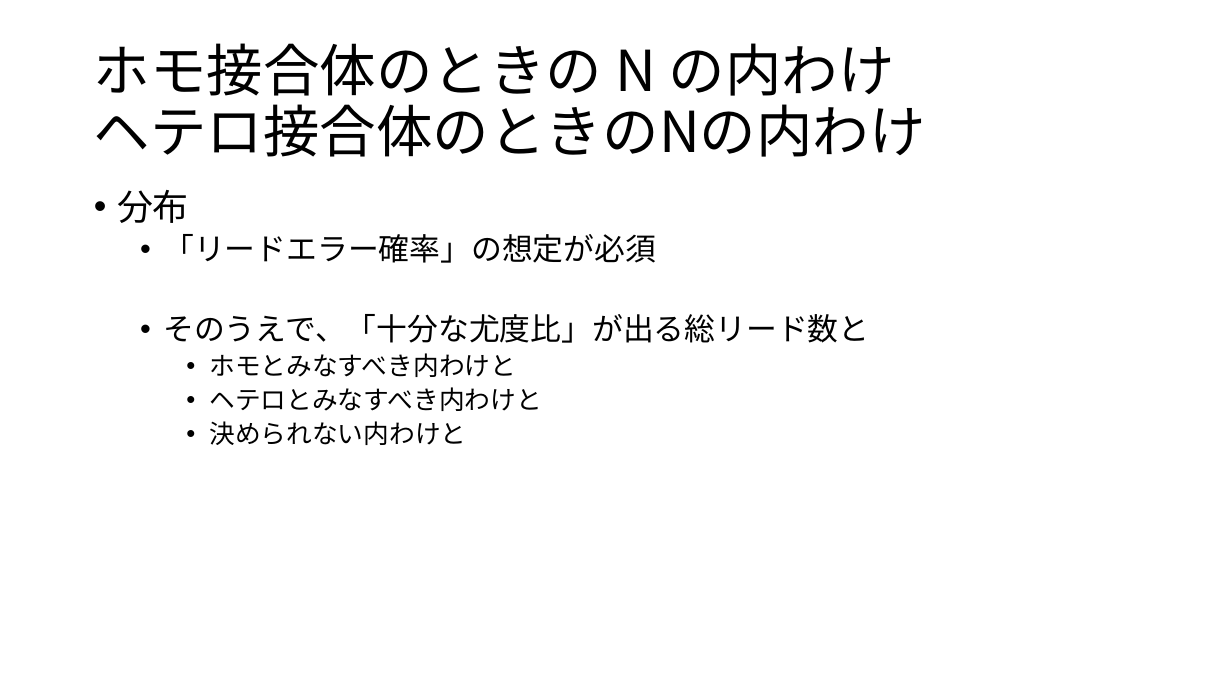
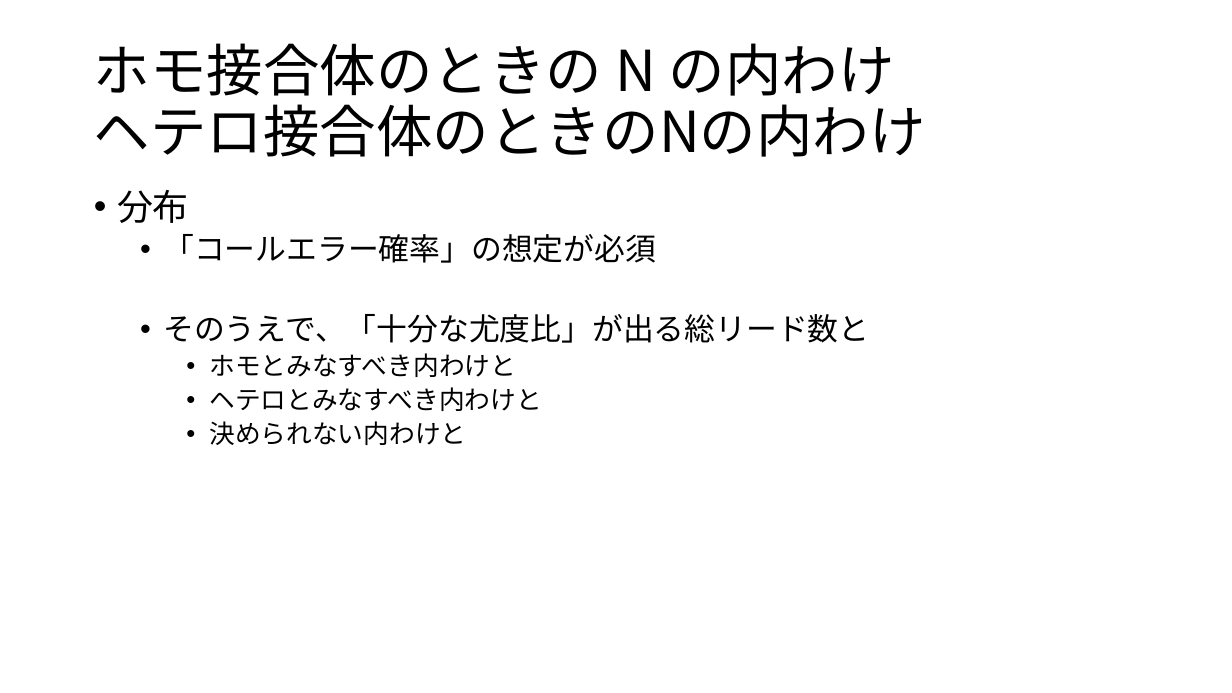
Before and after one commit to ryamada22/atom, a slide deck: slide 27 of Lectures2019/chimeraNGStyping2020Jan.pptx (slide 25 before the commit). Drawn at 1232x693 pixels with LibreOffice and Linux fonts; fonts in the diff are those of the drawing. Boxes give left, top, right and bottom in pixels: in the first picture for what was removed or moved away, otherwise in the second. Text is boxed around its words. In the diff, an @@ line names an element or a change of style, - is before the commit and + after.

```diff
--- a/Lectures2019/chimeraNGStyping2020Jan.pptx
+++ b/Lectures2019/chimeraNGStyping2020Jan.pptx
@@ text at bbox=[163, 234, 656, 263]: text changed @@
-  • 「リードエラー確率」の想定が必須
+  • 「コールエラー確率」の想定が必須
```
Also in this commit, not shown: 2 other slides changed, 9 slides added, 1 other file.
